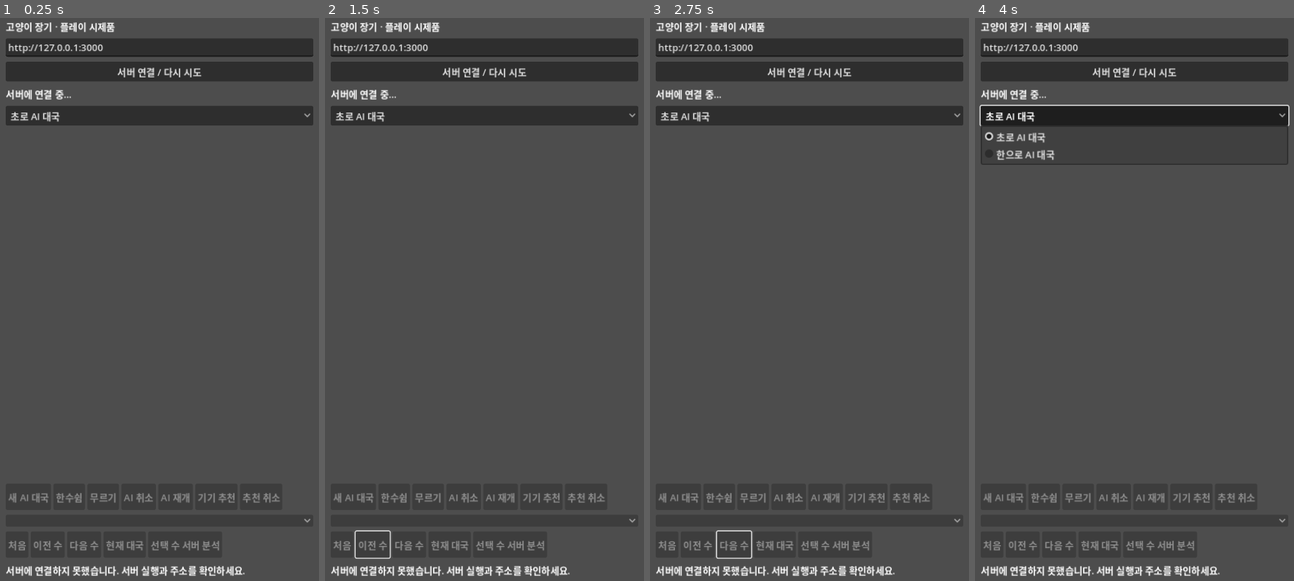
Above: before the commit, frames 1-4 (left to right).
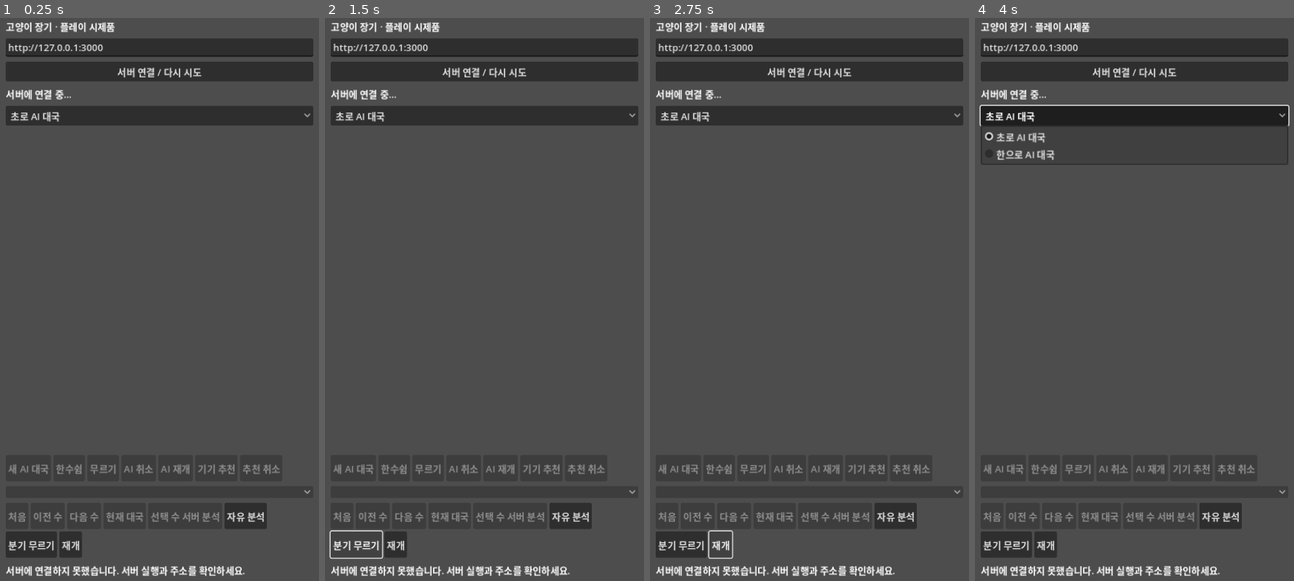
Above: after the commit, the same moments.

Repository: YU-Kangg/janggiAI
Game: Godot game, scene res://main.tscn
The game is run twice, just before and just after one commit, with the same random seed, the same clock (stepped at 60 frames per second) and the same inputs.
Inputs (mouse positions are in pixels of both pictures, inside the frame that each line leads up to):
- Up to frame 1 (0.25 s): no input
- Up to frame 2 (1.5 s): click (570, 513) at 0.5 s, where only the run after the commit has a clickable "자유 분석"; click (356, 547) at 1.25 s, where only the run after the commit has a clickable "분기 무르기"
- Up to frame 3 (2.75 s): click (720, 547) at 2 s, where only the run after the commit has a clickable "재개"
- Up to frame 4 (4 s): click "서버 연결 / 다시 시도" at 2.75 s; click "초로 AI 대국" at 3.5 s

The runs differ from the first frame. In frame 1, 2.0% of the frame differs, in the area x 2-98%, y 79-96%; in frame 2, 2.1%; in frame 3, 2.1%, in the area x 2-98%, y 79-97%; in frame 4, 2.0%.

Commit message:
feat(review): 자유 분석 분기와 재개 추가

Diff:
--- a/godot/main.gd
+++ b/godot/main.gd
@@ -25,6 +25,12 @@
 var analysis_move := ""
 var analysis_stage := 0
 var analysis_generation := 0
+var variation: Dictionary = {}
+var variation_start_ply := -1
+var variation_moves: Array = []
+var variation_start := Button.new()
+var variation_undo := Button.new()
+var variation_resume := Button.new()
 var device_engine = LocalEngine.new()
 var device_recommend := Button.new()
 var device_cancel := Button.new()
@@ -95,6 +101,18 @@
 	review_analysis_button.custom_minimum_size.y = 44
 	review_analysis_button.pressed.connect(start_review_analysis)
 	navigation.add_child(review_analysis_button)
+	variation_start.text = "자유 분석"
+	variation_start.custom_minimum_size.y = 44
+	variation_start.pressed.connect(start_variation)
+	navigation.add_child(variation_start)
+	variation_undo.text = "분기 무르기"
+	variation_undo.custom_minimum_size.y = 44
+	variation_undo.pressed.connect(undo_variation)
+	navigation.add_child(variation_undo)
+	variation_resume.text = "재개"
+	variation_resume.custom_minimum_size.y = 44
+	variation_resume.pressed.connect(resume_review)
+	navigation.add_child(variation_resume)
 	message.autowrap_mode = TextServer.AUTOWRAP_WORD_SMART
 	column.add_child(message)
 	new_game_dialog.dialog_text = "공유 중인 현재 대국을 지우고 새 AI 대국을 시작할까요?"
@@ -172,6 +190,16 @@
 			play_review_analysis(payload)
 		render_board()
 		return
+	if current_path == "variation":
+		if not payload.get("variation") is Dictionary or not payload.has("fen") or not payload.has("legalMoves"):
+			message.text = "자유 분석 응답 형식이 올바르지 않습니다."
+		else:
+			variation = payload
+			variation_moves = payload.variation.moves.duplicate()
+			selected = ""
+			message.text = "자유 분석 중 · 초와 한을 번갈아 둘 수 있습니다."
+		render_board()
+		return
 	if not payload.has("fen") or not payload.has("legalMoves"):
 		message.text = "장기 서버 응답이 아닙니다."
 		return
@@ -188,6 +216,7 @@
 		cancel_device_recommendation(false)
 		review = {}
 		clear_review_analysis()
+		clear_variation()
 		selected = ""
 	if current_path != "game" or changed:
 		message.text = ""
@@ -205,7 +234,7 @@
 	return review.moves.size() if not review.is_empty() else state.get("moves", []).size()
 
 func show_review(ply: int) -> void:
-	if pending or state.is_empty() or ply < 0 or ply > state.moves.size():
+	if pending or state.is_empty() or not variation.is_empty() or ply < 0 or ply > state.moves.size():
 		return
 	cancel_device_recommendation(false)
 	clear_review_analysis()
@@ -218,9 +247,47 @@
 	cancel_device_recommendation(false)
 	review = {}
 	clear_review_analysis()
+	clear_variation()
 	selected = ""
 	message.text = ""
 	render_board()
+
+func start_variation() -> void:
+	if pending or review.is_empty() or not variation.is_empty():
+		return
+	cancel_device_recommendation(false)
+	clear_review_analysis()
+	variation_start_ply = view_ply()
+	variation_moves = []
+	send("variation", {"revision": state.revision, "basePly": variation_start_ply, "moves": variation_moves})
+
+func play_variation_move(move: String) -> void:
+	if pending or variation.is_empty() or not variation.legalMoves.has(move):
+		return
+	var next_moves := variation_moves.duplicate()
+	next_moves.append(move)
+	send("variation", {"revision": state.revision, "basePly": variation_start_ply, "moves": next_moves})
+
+func undo_variation() -> void:
+	if pending or variation.is_empty() or variation_moves.is_empty():
+		return
+	var next_moves := variation_moves.duplicate()
+	next_moves.pop_back()
+	send("variation", {"revision": state.revision, "basePly": variation_start_ply, "moves": next_moves})
+
+func resume_review() -> void:
+	if pending or variation.is_empty():
+		return
+	cancel_device_recommendation(false)
+	clear_variation()
+	selected = ""
+	message.text = "복기를 재개했습니다."
+	render_board()
+
+func clear_variation() -> void:
+	variation = {}
+	variation_start_ply = -1
+	variation_moves = []
 
 func start_review_analysis() -> void:
 	if pending or review.is_empty() or view_ply() < 1:
@@ -286,19 +353,27 @@
 	return PackedStringArray([found.get_string(1), found.get_string(2)]) if found else PackedStringArray()
 
 func pass_turn() -> void:
-	for move in state.get("legalMoves", []):
+	var position: Dictionary = variation if not variation.is_empty() else state
+	for move in position.get("legalMoves", []):
 		var pair := split_move(move)
 		if pair.size() == 2 and pair[0] == pair[1]:
-			act("move", {"move": move})
+			if variation.is_empty():
+				act("move", {"move": move})
+			else:
+				play_variation_move(move)
 			return
 
 func choose(square: String, piece: String) -> void:
-	if pending or not review.is_empty():
-		return
-	if selected != "" and selected != square and state.legalMoves.has(selected + square):
-		act("move", {"move": selected + square})
-		return
-	var own: bool = piece != "" and ((piece == piece.to_upper()) == (state.turn == "cho"))
+	if pending or (not review.is_empty() and variation.is_empty()):
+		return
+	var position: Dictionary = variation if not variation.is_empty() else state
+	if selected != "" and selected != square and position.legalMoves.has(selected + square):
+		if variation.is_empty():
+			act("move", {"move": selected + square})
+		else:
+			play_variation_move(selected + square)
+		return
+	var own: bool = piece != "" and ((piece == piece.to_upper()) == (position.turn == "cho"))
 	selected = square if own and selected != square else ""
 	render_board()
 
@@ -346,7 +421,8 @@
 	render_board()
 
 func render_board() -> void:
-	render_position(analysis_preview if not analysis_preview.is_empty() else (state if review.is_empty() else review))
+	var position: Dictionary = variation if not variation.is_empty() else (analysis_preview if not analysis_preview.is_empty() else (state if review.is_empty() else review))
+	render_position(position)
 
 func render_position(state: Dictionary) -> void:
 	history.disabled = pending or self.state.is_empty()
@@ -373,7 +449,7 @@
 			else:
 				pieces[String.chr(97 + file) + str(10 - row)] = token
 				file += 1
-	var ai_turn: bool = state.mode == "ai" and state.turn != state.humanSide
+	var ai_turn: bool = variation.is_empty() and state.mode == "ai" and state.turn != state.humanSide
 	var flipped: bool = state.mode == "ai" and state.humanSide == "han"
 	var labels := {"k": "궁", "a": "사", "r": "차", "n": "마", "b": "상", "c": "포", "p": "졸"}
 	for row in range(10):
@@ -399,7 +475,7 @@
 				button.modulate = Color(1, 0.78, 0.2)
 			elif review_recommendation.size() == 2 and analysis_stage == 2 and square == review_recommendation[1]:
 				button.modulate = Color(0.35, 1, 0.55)
-			button.disabled = not review.is_empty() or (pending and current_path != "game") or ai_turn or state.outcome.over
+			button.disabled = (not review.is_empty() and variation.is_empty()) or (pending and current_path != "game") or ai_turn or state.outcome.over
 			button.pressed.connect(choose.bind(square, piece))
 			grid.add_child(button)
 			squares[square] = button
@@ -434,3 +510,9 @@
 	review_buttons[2].disabled = pending or review.is_empty() or view_ply() >= self.state.moves.size()
 	review_buttons[3].disabled = pending or review.is_empty()
 	review_analysis_button.disabled = pending or review.is_empty() or view_ply() < 1
+	for button in review_buttons:
+		button.disabled = button.disabled or not variation.is_empty()
+	review_analysis_button.disabled = review_analysis_button.disabled or not variation.is_empty()
+	variation_start.disabled = pending or review.is_empty() or not variation.is_empty()
+	variation_undo.disabled = pending or variation.is_empty() or variation_moves.is_empty()
+	variation_resume.disabled = pending or variation.is_empty()
--- a/godot/smoke.gd
+++ b/godot/smoke.gd
@@ -62,6 +62,20 @@
 	check(app.analysis_stage == 1 and app.analysis_preview.fen == app.review_analysis.beforeFen, "recommendation source highlight")
 	await create_timer(0.6).timeout
 	check(app.analysis_stage == 2 and app.analysis_preview.fen == app.review_analysis.recommendedFen, "recommended piece movement")
+	app.start_variation()
+	await wait_idle()
+	check(not app.variation.is_empty() and app.variation_start_ply == 1, "variation starts from review position")
+	check(app.variation.turn == "han" and app.variation.legalMoves.has("a7b7"), "both-side legal variation position")
+	app.squares["a7"].pressed.emit()
+	app.squares["b7"].pressed.emit()
+	await wait_idle()
+	check(app.variation_moves == ["a7b7"] and app.variation.turn == "cho", "variation move without live mutation")
+	check(app.state.fen == live_fen and app.state.moves.size() == 2, "variation preserves original game")
+	app.undo_variation()
+	await wait_idle()
+	check(app.variation_moves.is_empty() and app.variation.turn == "han", "variation undo")
+	app.resume_review()
+	check(app.variation.is_empty() and app.review.moves.size() == 1, "resume original review point")
 	app.show_review(2)
 	await wait_idle()
 	check(app.review.fen == live_fen, "last review position")
Not shown, changed: PROGRESS.md
Not shown, changed: godot/README.md
Not shown, changed: server/game.js
Not shown, changed: server/index.js
Not shown, changed: test/history.test.js
